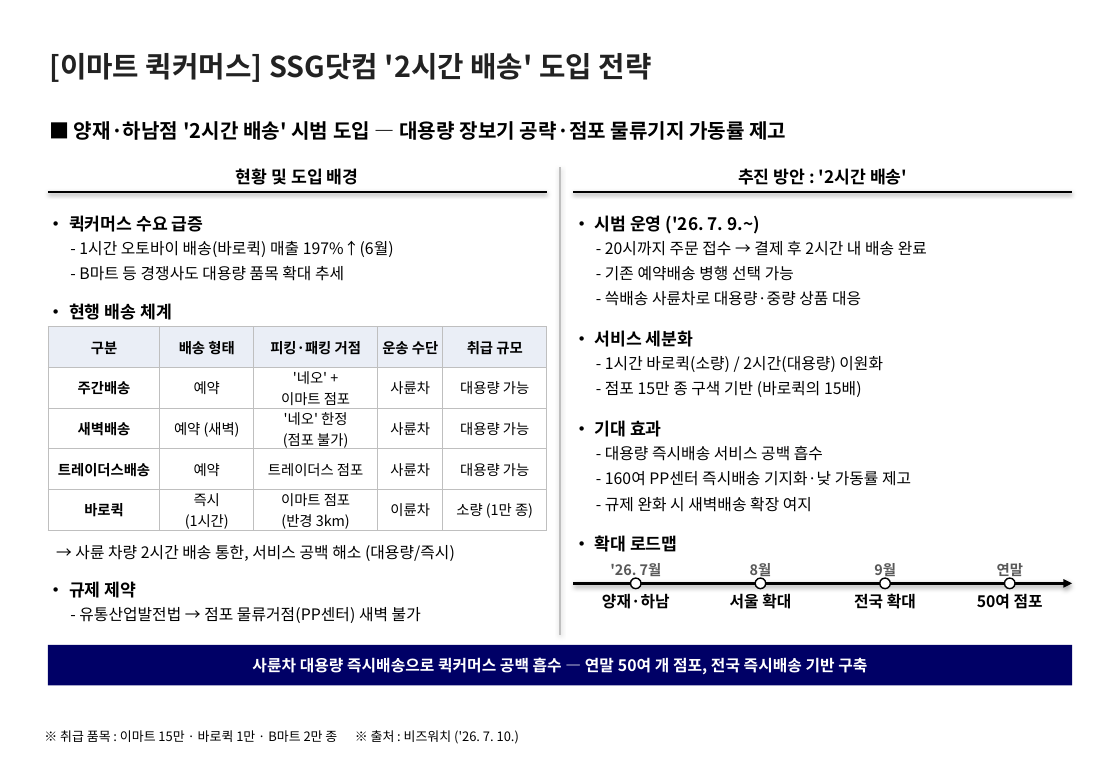
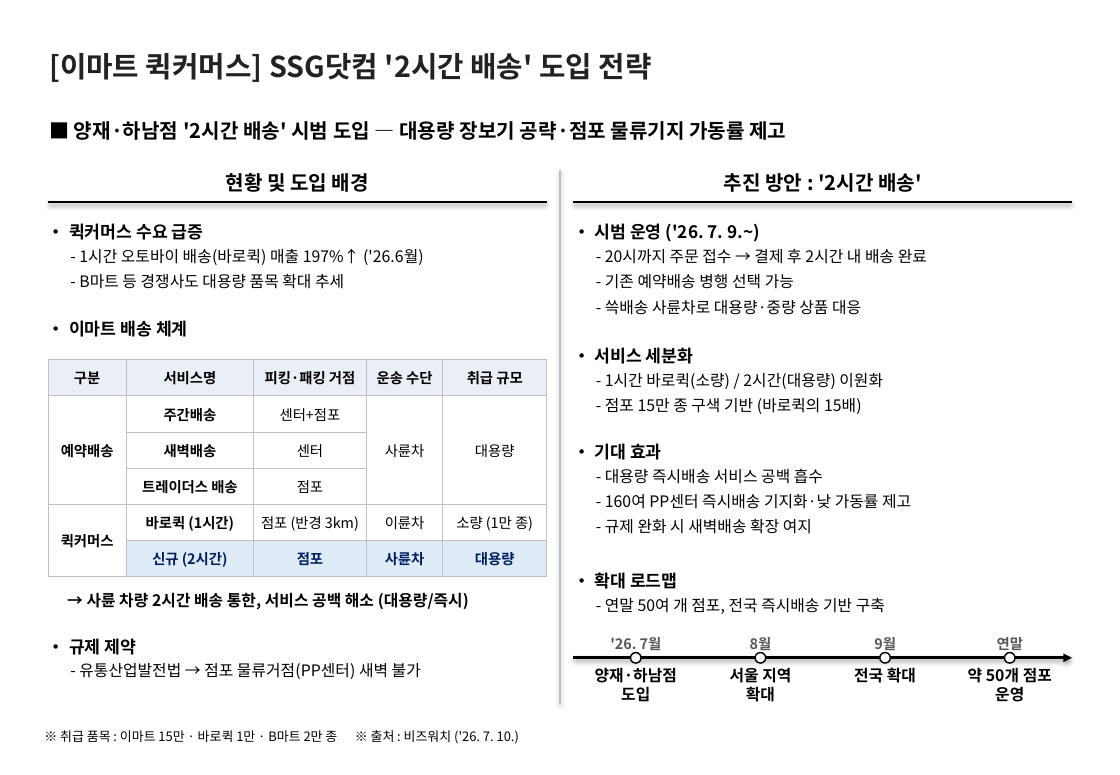
Before and after one commit to avoseed/web1, a slide deck: slide 1 of reports/ssg-quickcommerce-onepager.pptx. Drawn at 1120x775 pixels with LibreOffice and Linux fonts; fonts in the diff are those of the drawing. Boxes give left, top, right and bottom in pixels: in the first picture for what was removed or moved away, otherwise in the second. Text is boxed around its words. In the diff, an @@ line names an element or a change of style, - is before the commit and + after.

```diff
--- a/reports/ssg-quickcommerce-onepager.pptx
+++ b/reports/ssg-quickcommerce-onepager.pptx
@@ text "현황 및 도입 배경" at <box>226,173,369,192</box>: size 12 to 14 pt @@
@@ elbow line moved from (561, 167) - (561, 635) to (561, 171) - (561, 704) @@
@@ text "추진 방안 : '2시간 배송'" at <box>724,173,922,192</box>: size 12 to 14 pt @@
@@ 4 texts, 2 elbow lines: place and size @@
-4 texts, 2 elbow lines at <box>48,192,1072,306</box>
+4 texts, 2 elbow lines at <box>48,203,1072,315</box>
@@ text at <box>79,249,424,265</box>: text changed @@
-- 1시간 오토바이 배송(바로퀵) 매출 197%↑(6월)
+- 1시간 오토바이 배송(바로퀵) 매출 197%↑ ('26.6월)
@@ text "- B마트 등 경쟁사도 대용량 ...": place and size @@
-text "- B마트 등 경쟁사도 대용량 ..." at <box>79,266,344,281</box>
+text "- B마트 등 경쟁사도 대용량 ..." at <box>79,274,344,289</box>
@@ text "- 기존 예약배송 병행 선택 ...": place and size @@
-text "- 기존 예약배송 병행 선택 ..." at <box>605,266,794,281</box>
+text "- 기존 예약배송 병행 선택 ..." at <box>605,274,794,289</box>
@@ text at <box>69,320,188,337</box>: text changed @@
-• 현행 배송 체계
+• 이마트 배송 체계
@@ 3 texts: place and size @@
-3 texts at <box>595,330,883,397</box>
+3 texts at <box>595,347,883,414</box>
@@ table at <box>48,360,546,577</box> @@
-row 1: 구분 | 배송 형태 | 피킹·패킹 거점 | 운송 수단 | 취급 규모
-row 2: 주간배송 | 예약 | '네오' + / 이마트 점포 | 사륜차 | 대용량 가능
-row 3: 새벽배송 | 예약 (새벽) | '네오' 한정 / (점포 불가) | 사륜차 | 대용량 가능
-row 4: 트레이더스배송 | 예약 | 트레이더스 점포 | 사륜차 | 대용량 가능
-row 5: 바로퀵 | 즉시 / (1시간) | 이마트 점포 / (반경 3km) | 이륜차 | 소량 (1만 종)
+row 1: 구분 | 서비스명 | 피킹·패킹 거점 | 운송 수단 | 취급 규모
+row 2: 예약배송 | 주간배송 | 센터+점포 | 사륜차 | 대용량
+row 3:  | 새벽배송 | 센터 |  | 
+row 4:  | 트레이더스 배송 | 점포 |  | 
+row 5: 퀵커머스 | 바로퀵 (1시간) | 점포 (반경 3km) | 이륜차 | 소량 (1만 종)
+row 6:  | 신규 (2시간) | 점포 | 사륜차 | 대용량
@@ table: place and size @@
-table at <box>48,327,546,535</box>
+table at <box>48,360,546,577</box>
@@ text "• 기대 효과": place and size @@
-text "• 기대 효과" at <box>595,420,662,437</box>
+text "• 기대 효과" at <box>595,443,662,460</box>
@@ text "- 대용량 즉시배송 서비스 공백 ...": place and size @@
-text "- 대용량 즉시배송 서비스 공백 ..." at <box>605,445,823,461</box>
+text "- 대용량 즉시배송 서비스 공백 ..." at <box>605,468,823,484</box>
@@ text "- 160여 PP센터 즉시배송 기지화·낮 ...": place and size @@
-text "- 160여 PP센터 즉시배송 기지화·낮 ..." at <box>605,471,911,486</box>
+text "- 160여 PP센터 즉시배송 기지화·낮 ..." at <box>605,494,911,509</box>
@@ text "- 규제 완화 시 새벽배송 ...": place and size @@
-text "- 규제 완화 시 새벽배송 ..." at <box>605,497,812,512</box>
+text "- 규제 완화 시 새벽배송 ..." at <box>605,519,812,534</box>
@@ text "→ 사륜 차량 2시간 배송 ...": place and size @@
-text "→ 사륜 차량 2시간 배송 ..." at <box>75,545,455,561</box>
+text "→ 사륜 차량 2시간 배송 ..." at <box>87,592,469,610</box>
@@ text "→ 사륜 차량 2시간 배송 ..." at <box>87,592,469,610</box>: bold on @@
@@ text "• 확대 로드맵": place and size @@
-text "• 확대 로드맵" at <box>595,535,678,552</box>
+text "• 확대 로드맵" at <box>595,572,678,589</box>
@@ text "- 연말 50여 개 점포, ..." at <box>605,598,885,614</box>: vertical alignment middle to top @@
@@ text at <box>605,598,885,614</box>: text changed; text colour #FFFFFF to #000000; bold off @@
-사륜차 대용량 즉시배송으로 퀵커머스 공백 흡수 — 연말 50여 개 점포, 전국 즉시배송 기반 구축
+- 연말 50여 개 점포, 전국 즉시배송 기반 구축
@@ text "• 규제 제약": place and size @@
-text "• 규제 제약" at <box>69,581,137,598</box>
+text "• 규제 제약" at <box>69,638,137,655</box>
@@ rectangle removed at <box>48,645,1072,686</box> @@
@@ 5 texts, 4 ellipses, 1 elbow arrow: place and size @@
-5 texts, 4 ellipses, 1 elbow arrow at <box>574,563,1072,609</box>
+5 texts, 4 ellipses, 1 elbow arrow at <box>574,637,1072,683</box>
@@ text "- 유통산업발전법 → 점포 물류거점(PP센터) ...": place and size @@
-text "- 유통산업발전법 → 점포 물류거점(PP센터) ..." at <box>79,607,421,623</box>
+text "- 유통산업발전법 → 점포 물류거점(PP센터) ..." at <box>79,663,421,679</box>
@@ text at <box>595,667,677,702</box>: text changed @@
-양재·하남
+양재·하남점
+도입
@@ text at <box>730,667,791,702</box>: text changed @@
-서울 확대
+서울 지역
+확대
@@ text at <box>968,667,1052,702</box>: text changed @@
-50여 점포
+약 50개 점포
+운영
```
Also in this commit, not shown: 3 other files.
